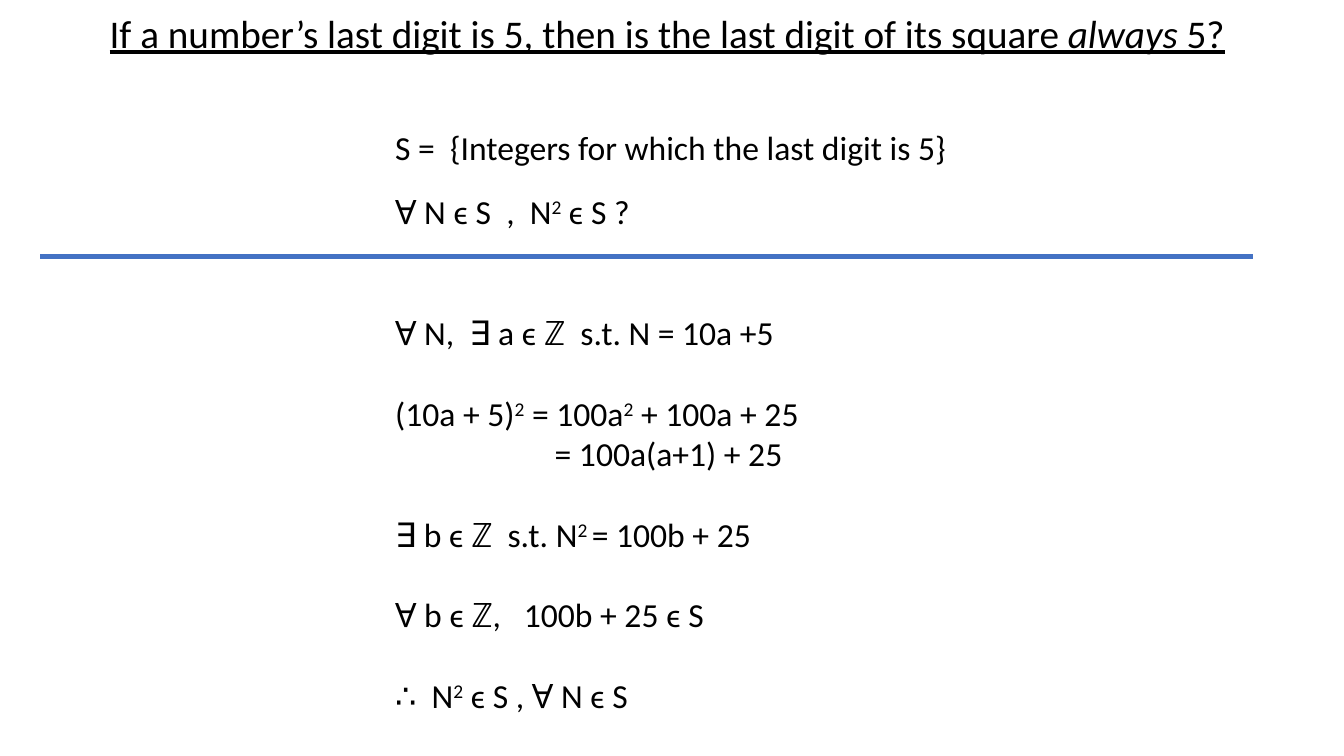
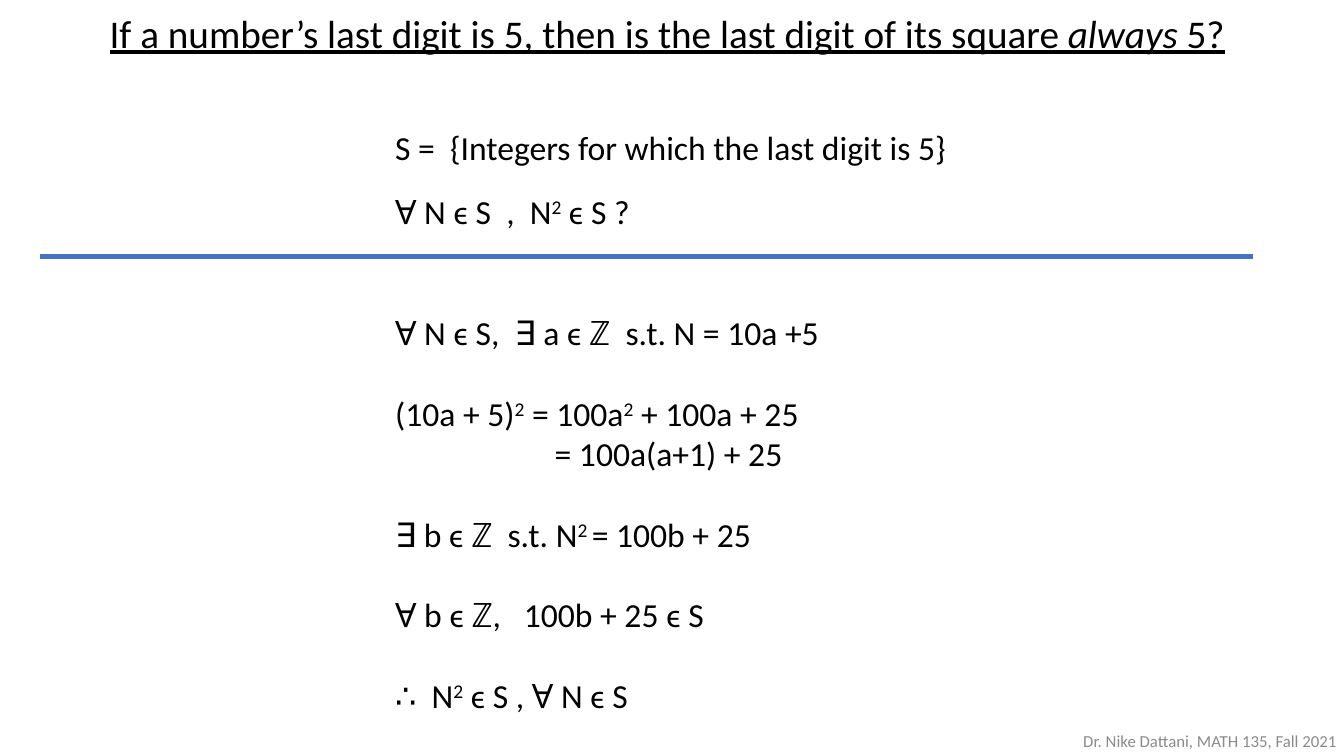
Before and after one commit to ndattani/Lecture_Notes, a slide deck: slide 4 of University_of_Waterloo/Fall_2021/MATH135/UW_Fall2021_MATH135_Lecture3.pptx (slide 3 before the commit). Drawn at 1344x756 pixels with LibreOffice and Linux fonts; fonts in the diff are those of the drawing. Boxes give left, top, right and bottom in pixels: in the first picture for what was removed or moved away, otherwise in the second. Text is boxed around its words. In the diff, an @@ line names an element or a change of style, - is before the commit and + after.

```diff
--- a/University_of_Waterloo/Fall_2021/MATH135/UW_Fall2021_MATH135_Lecture3.pptx
+++ b/University_of_Waterloo/Fall_2021/MATH135/UW_Fall2021_MATH135_Lecture3.pptx
@@ text at [395,321,819,349]: text changed @@
-Ɐ N, ∃ a ϵ ℤ s.t. N = 10a +5
+Ɐ N ϵ S, ∃ a ϵ ℤ s.t. N = 10a +5
@@ text added at [1083,735,1336,749], 12 pt, text #8C8C8C @@
+Dr. Nike Dattani, MATH 135, Fall 2021
```
Also in this commit, not shown: 5 other slides changed, 1 slide added, 3 slides removed, 1 other file.
